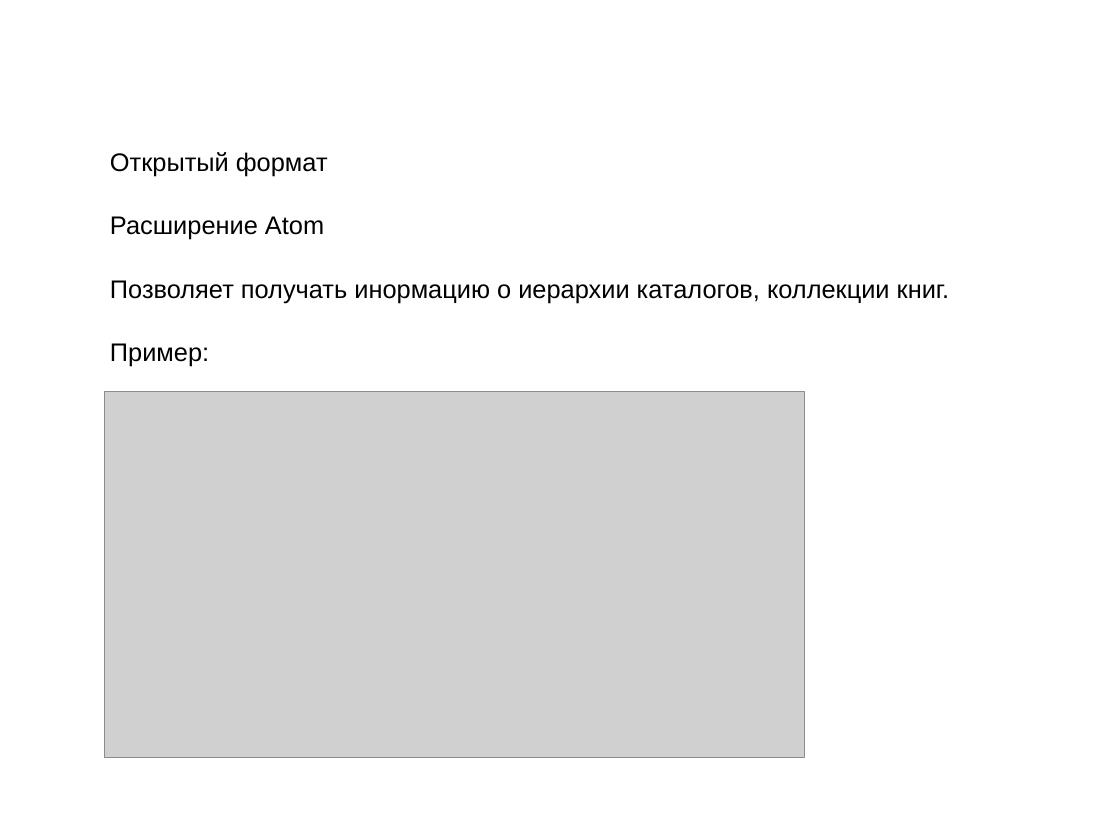
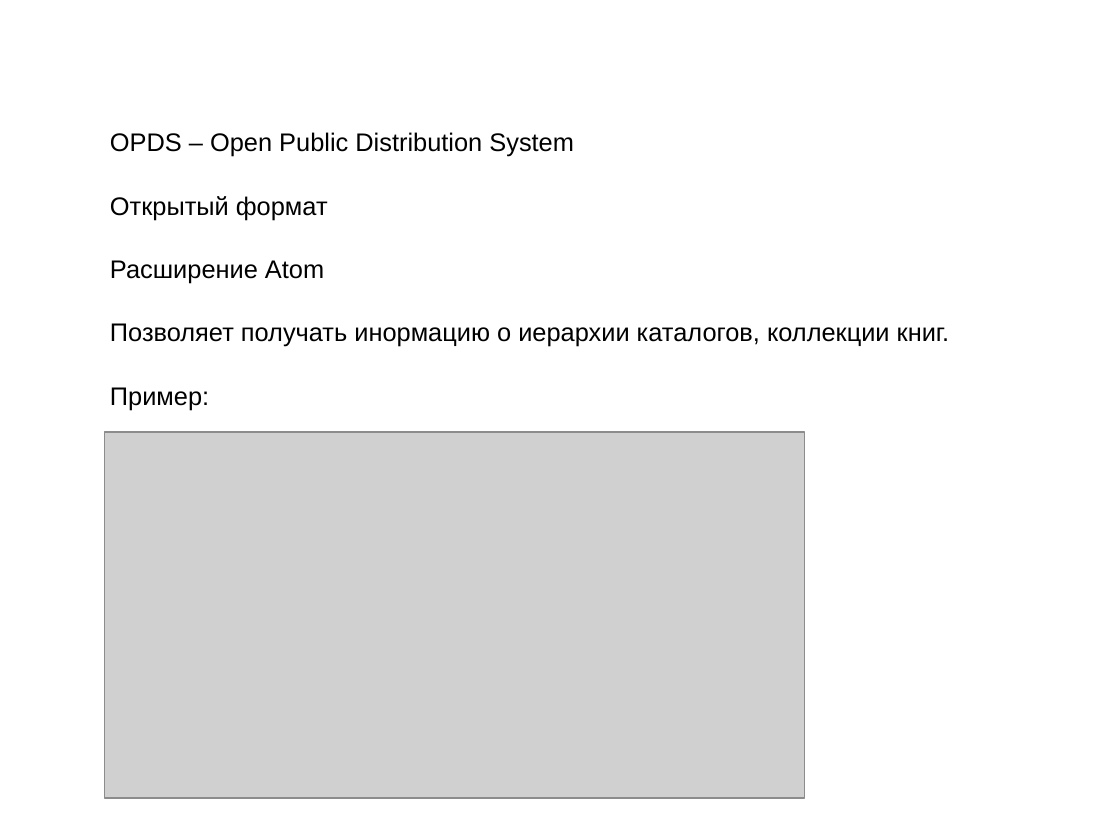
Before and after one commit to kropp/ebooksearchtool, a slide deck: slide 4 of client-cpp-qt/docs/presentation_egorova_s.ppt (slide 6 before the commit). Drawn at 1120x840 pixels with LibreOffice and Linux fonts; fonts in the diff are those of the drawing; grey boxes stand for pictures; background and template pictures are left out. Boxes give left, top, right and bottom in pixels: in the first picture for what was removed or moved away, otherwise in the second. Text is boxed around its words. In the diff, an @@ line names an element or a change of style, - is before the commit and + after.

```diff
--- a/client-cpp-qt/docs/presentation_egorova_s.ppt
+++ b/client-cpp-qt/docs/presentation_egorova_s.ppt
@@ text "OPDS – Open Public Distribution ...": place and size @@
-text "OPDS – Open Public Distribution ..." at bbox=[110, 152, 949, 367]
+text "OPDS – Open Public Distribution ..." at bbox=[110, 132, 949, 347]
@@ text at bbox=[110, 132, 574, 157]: paragraph added @@
+OPDS – Open Public Distribution System
@@ picture: place and size @@
-picture at bbox=[104, 392, 804, 758]
+picture at bbox=[104, 432, 804, 798]
```
Also in this commit, not shown: 5 other slides changed, 2 slides added, 1 slide removed, 1 other file.
